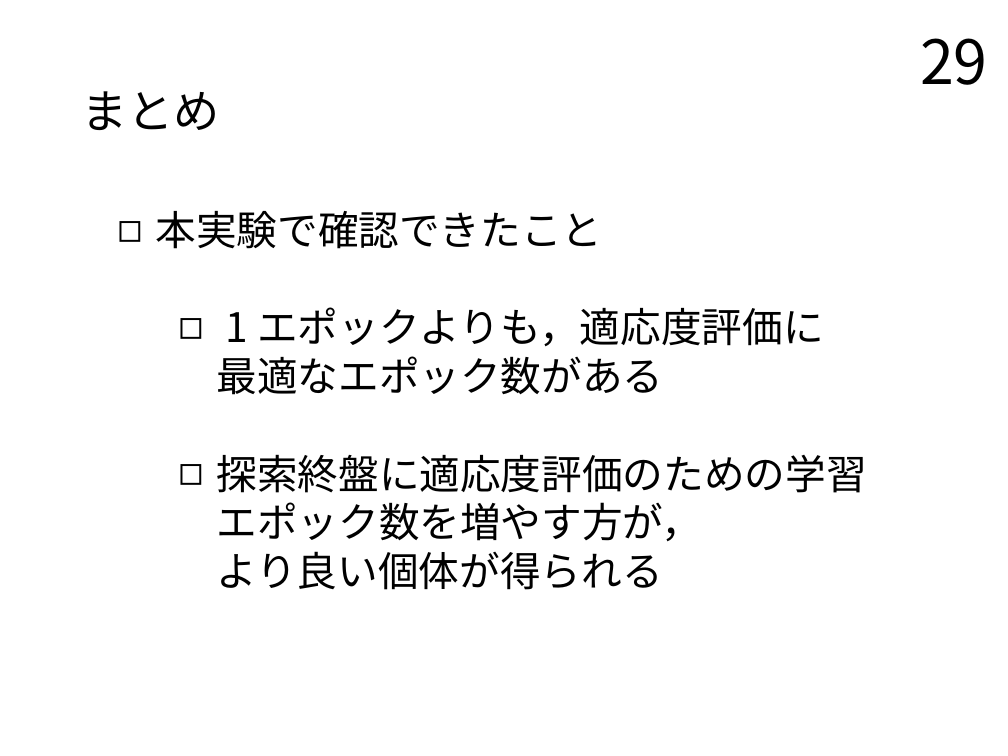
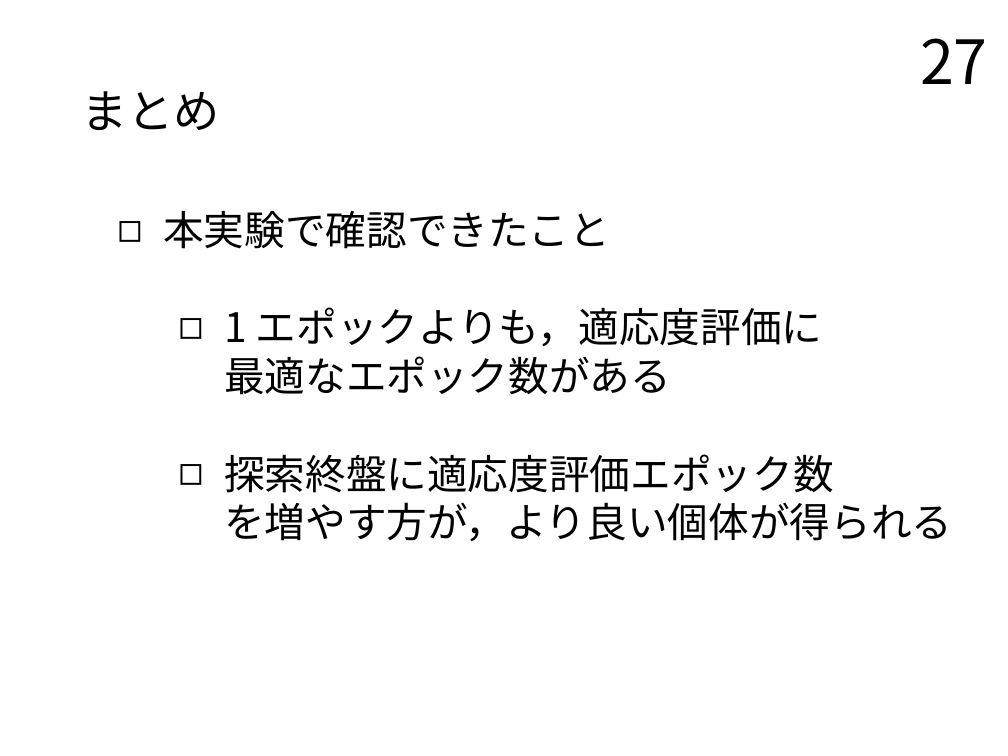
Before and after one commit to TairaTomotaka/kadai, a slide deck: slide 27 of prsn/20230124_prsn_taira.pptx (slide 29 before the commit). Drawn at 1008x756 pixels with LibreOffice and Linux fonts; fonts in the diff are those of the drawing. Boxes give left, top, right and bottom in pixels: in the first picture for what was removed or moved away, otherwise in the second. Text is boxed around its words. In the diff, an @@ line names an element or a change of style, - is before the commit and + after.

```diff
--- a/prsn/20230124_prsn_taira.pptx
+++ b/prsn/20230124_prsn_taira.pptx
@@ page number at (x1=920, y1=38, x2=988, y2=84): text changed @@
-29
+27
@@ text at (x1=163, y1=211, x2=822, y2=395): indent changed @@
@@ text at (x1=224, y1=454, x2=952, y2=541): text changed @@
-  ◻ 探索終盤に適応度評価のための学習
-    エポック数を増やす方が，
-    より良い個体が得られる
+  ◻ 探索終盤に適応度評価エポック数
+    を増やす方が，より良い個体が得られる
```
Also in this commit, not shown: 27 other slides changed, 2 slides removed, 5 other files.
